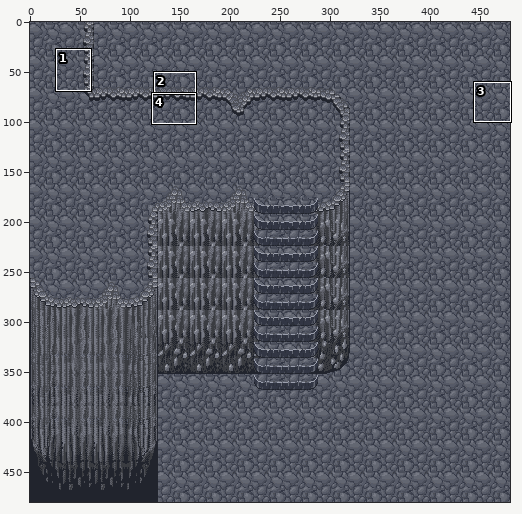
Two versions of one sprite sheet, tileset/terrain/stone/preview.png. The first picture is a wide view before the edit; the outline marks the close-up.
Close-up. First the earlier version:
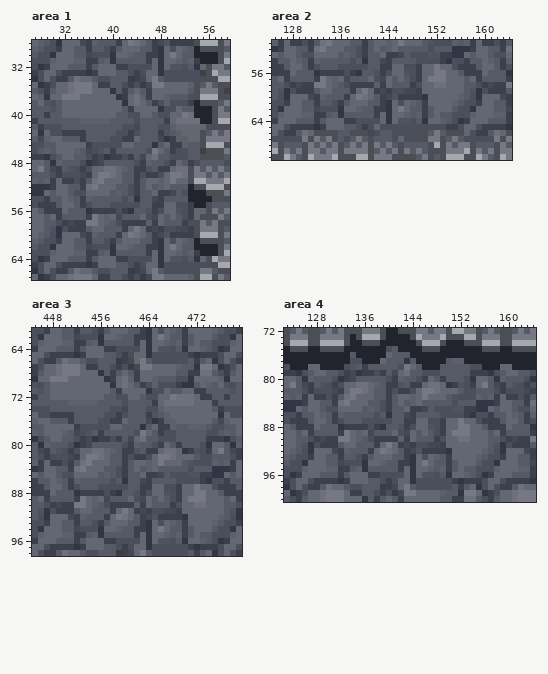
The file is 480x480 pixels. Colours within 5 levels of each other are drawn and written as one. Shown: area 1: x 27..59, y 28..67; area 2: x 125..164, y 51..70; area 3: x 445..479, y 61..98; area 4: x 123..164, y 72..100. The commit also changed other parts of the picture, which this record leaves out.
After the commit:
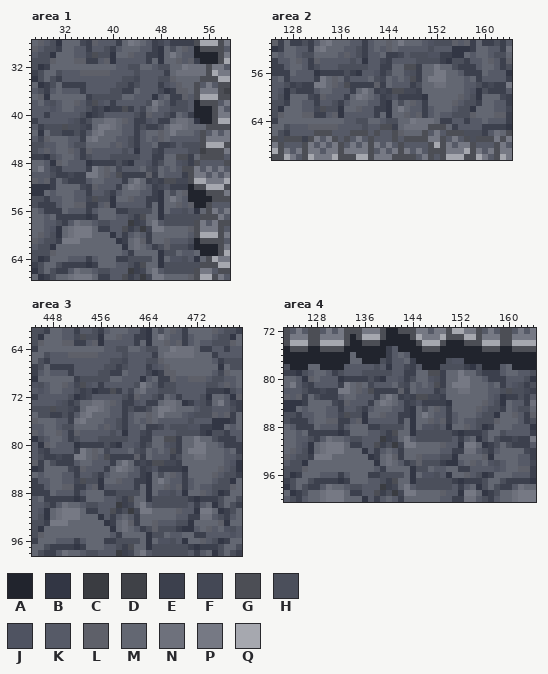
Palette (. is transparent): A #21242d  B #323644  C #3a3c41  D #3f4147  E #3c404d  F #444855  G #4c4e55  H #4b4f5b  J #4f5361  K #565a67  L #5e6069  M #636772  N #6e717c  P #767984  Q #a6a8af
From old to new:
Changed rows in their new state; - is an unchanged pixel.
Area 1:
first column x 32:
32 -MMMMM---KK--MMKHHMMPNNN
33 KKKLLLLLK--KHKKKKEMNNNNN
34 K-KKK-KK--HHFKKKH-LMMMM-
35 EEEEKKKK-HH--KKKEJKL-M--
36 KKKEKKKKHH-E--KKFBELLM--
37 MMM-EHHHHHM-KKKBKMEELK--
38 --LKFGJKEKKKKKHPMKE--K--
39 --KKHEFBEEG-KF-NKK-HH---
40 KKKHBEFKK--K-EL-K-E-KE--
41 -JHEHMMNNML-EEJ-E----MB-
42 GHHFEMPPNMKKEHEE-MPPN---
43 --H--NPMMMKKE-MMLMPM--K-
44 M---NPMMMKKHE-M-LMKKKKK-
45 -KHHMMMMKLKHE--MEEFKHHH-
46 -LKELKK-K-H-B-KFE-KKKHH-
47 ---E-KKKHHHHHKKEEMMGGEM-
48 M--K--EEEHEBKKJEHMMJH---
49 -KKKEP-LMFK-KMHFMK-KG---
50 EFEEPPMLKGEE-EL-MKKKE---
51 H-E--MMKKKEMPMEFEGGFF---
52 -MMFELKKKEMPNMKEFJEEE---
53 -MKKEKKHEKMMM--EBMHML---
54 -M-KFGHHBMMLK-EEBMPM----
55 --LLEE-LBKKKK-EMB--LKL--
56 ----EKMMME-HHHHMB-J--KB-
57 EEEEBE-M-K-HEGMMBHHHHHH-
58 -KNMMKHH-KKC-FMPKHHHH---
59 MNPPP-EE--GEHCFPPMMMML--
60 -NPPPMMMBKEKMKEMMMMMMK--
61 PPPMMMMMMBE-NLEMMLKKKH--
62 --MMMMMMM-BMNMK-HLHHHE--
63 --MMMMMMMM-EMMM--HHM-KM-
Area 2:
first column x 128:
64 -MMMMM---KK--MMKHHMMPNNN-EEKK-KK
65 KKKLLLLLK--KHKK--EMNNNN---M-KKKK
66 K-KK---K-----K----LMMM-------H-H
67 --E---------------K-------------
Area 3:
first column x 448:
64 -MMMMM---KK--MMKHHMMPNNN-EEKK-KK
65 KKKLLLLLK--KHKKKKEMNNNNNMMM-KKKK
66 K-KKK-KK--HHFKKKH-LMMMMMMM-KEH-H
67 EEEEKKKK-HH--KKKEJKL-MMMMMM--M-H
68 KKKEKKKKHH-E--KKFBELLMMMMMM-FLM-
69 MMM-EHHHHHM-KKKBKMEELKKLLLKHHKK-
70 --LKFGJKEKKKKKHPMKE--KKK-KHHKLKM
71 --KKHEFBEEG-KF-NKK-HH-KKKKEEEBH-
72 KKKHBEFKK--K-EL-K-E-KEKKKHBMMKBL
73 -JHEHMMNNML-EEJ-E----MBEJHEMP-FE
74 GHHFEMPPNMKKEHEE-MPPN---KHH-KK-E
75 --H--NPMMMKKE-MMLMPM--KJHHHLKLEM
76 M---NPMMMKKHE-M-LMKKKKKHKKKBBBE-
77 -KHHMMMMKLKHE--MEEFKHHHJJEEBBM--
78 -LKELKK-K-H-B-KFE-KKKHHHHEB-HE-K
79 ---E-KKKHHHHHKKEEMMGGEMMPMMH-EE-
80 M--K--EEEHEBKKJEHMMJH-MMPPM-KEEE
81 -KKKEP-LMFK-KMHFMK-KGEMPPPM-M-M-
82 EFEEPPMLKGEE-EL-MKKKEH--NNMMM-KH
83 H-E--MMKKKEMPMEFEGGFFEMMMMMMMKJB
84 -MMFELKKKEMPNMKEFJEEEEBMMMMMLKHB
85 -MKKEKKHEKMMM--EBMHMLKEMMMMLKHHE
86 -M-KFGHHBMMLK-EEBMPM-KEKMMMK-HBM
87 --LLEE-LBKKKK-EMB--LKLEKMKK-HHLM
88 ----EKMMME-HHHHMB-J--KB-MLKHB-MM
89 EEEEBE-M-K-HEGMMBHHHHHHEBEEEHM-H
90 -KNMMKHH-KKC-FMPKHHHH-HKEK-BHMHE
91 MNPPP-EE--GEHCFPPMMMMLKKBPP-BEHM
92 -NPPPMMMBKEKMKEMMMMMMKKEENNKHEKM
93 PPPMMMMMMBE-NLEMMLKKKHHB---MLBMM
94 --MMMMMMM-BMNMK-HLHHHEBBK-L-MJHK
95 --MMMMMMMM-EMMM--HHM-KMMEE-KKKJK
Area 4:
first column x 128:
 75 ------------E-------------------
 76 ------M-----E-M-----------------
 77 ------MM---HE--ME-----HJJ-------
 78 -----KK-K-H-B-KFE----HHHHEB----K
 79 ---E-KKKHHHHHKKEEMMGGEMMPMMH-EE-
 80 M--K--EEEHEBKKJEHMMJH-MMPPM-KEEE
 81 -KKKEP-LMFK-KMHFMK-KGEMPPPM-M-M-
 82 EFEEPPMLKGEE-EL-MKKKEH--NNMMM-KH
 83 H-E--MMKKKEMPMEFEGGFFEMMMMMMMKJB
 84 -MMFELKKKEMPNMKEFJEEEEBMMMMMLKHB
 85 -MKKEKKHEKMMM--EBMHMLKEMMMMLKHHE
 86 -M-KFGHHBMMLK-EEBMPM-KEKMMMK-HBM
 87 --LLEE-LBKKKK-EMB--LKLEKMKK-HHLM
 88 ----EKMMME-HHHHMB-J--KB-MLKHB-MM
 89 EEEEBE-M-K-HEGMMBHHHHHHEBEEEHM-H
 90 -KNMMKHH-KKC-FMPKHHHH-HKEK-BHMHE
 91 MNPPP-EE--GEHCFPPMMMMLKKBPP-BEHM
 92 -NPPPMMMBKEKMKEMMMMMMKKEENNKHEKM
 93 PPPMMMMMMBE-NLEMMLKKKHHB---MLBMM
 94 --MMMMMMM-BMNMK-HLHHHEBBK-L-MJHK
 95 --MMMMMMMM-EMMM--HHM-KMMEE-KKKJK
Pixel boxes of the changes (left, top, right, bottom) in both close-ups:
changed: (62, 64, 206, 256)
changed: (290, 118, 482, 142)
changed: (50, 346, 242, 538)
changed: (314, 346, 506, 472)
